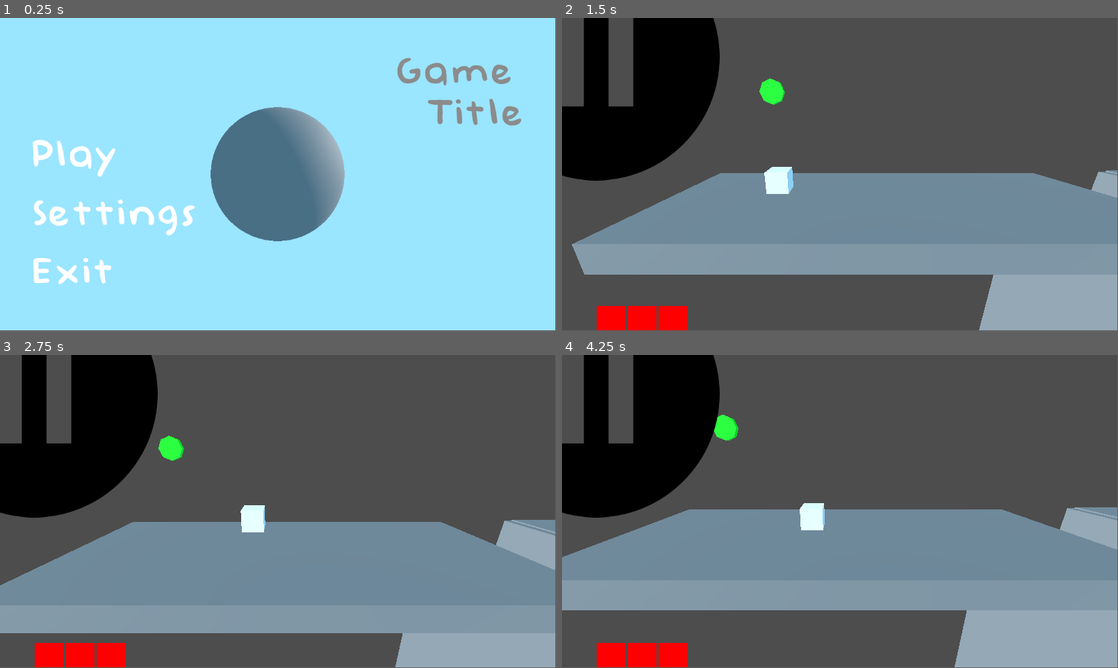
Above: before the commit, frames 1-4 (two rows, left to right).
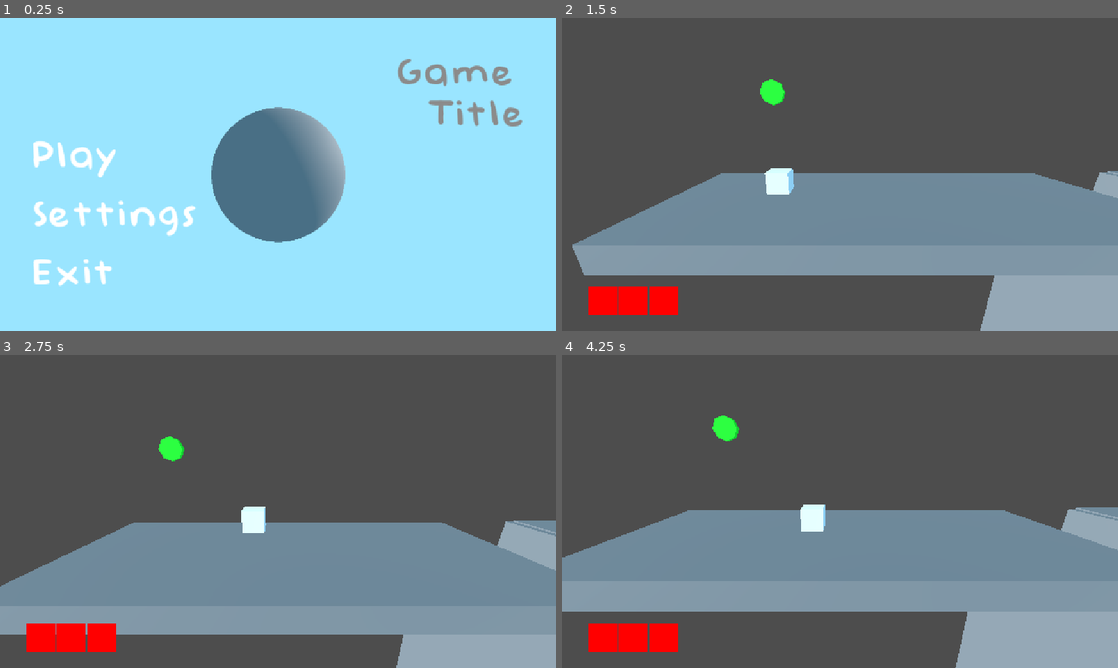
Above: after the commit, the same moments.

Repository: Nof-va/13dt1-nofo
Game: Godot game, scene res://Scenes/main_menu.tscn
The game is run twice, just before and just after one commit, with the same random seed, the same clock (stepped at 60 frames per second) and the same inputs.
Inputs (mouse positions are in pixels of both pictures, inside the frame that each line leads up to):
- Up to frame 1 (0.25 s): no input
- Up to frame 2 (1.5 s): click "Settings" at 0.5 s; click (595, 55) at 1.27 s
- Up to frame 3 (2.75 s): tap Enter (ui_accept) at 2, 2.27, 2.3, 2.57 s; hold D (move_right) from 2.03 s (still down); tap Shift (run) at 2.1 s
- Up to frame 4 (4.25 s): release D (move_right) at 2.78 s; hold A (move_left) 2.78-3.53 s; tap Enter (ui_accept) at 2.85, 3.02, 3.32, 3.8 s; tap Shift (run) at 3.05 s; hold D (move_right) from 3.53 s (still down); tap E (interact) at 3.6 s
In our replay, the window is 799x449 before the commit and 800x450 after it. These sizes can differ from the game's own. Grey fills any space a smaller window leaves; there, only what the larger window draws over its background counts as a difference.

The runs differ from the first frame. In frame 1, 1.6% of the frame differs, in the area x 5-94%, y 12-86%; in frame 2, 13%; in frame 3, 13%; in frame 4, 13%, in the area x 0-100%, y 0-100%.

Commit message:
Pause menu development

Diff:
--- a/13dt1-big-project/Scenes/checkpoint.tscn
+++ b/13dt1-big-project/Scenes/checkpoint.tscn
@@ -68,8 +68,8 @@
 
 [sub_resource type="AnimationLibrary" id="AnimationLibrary_rwtyb"]
 _data = {
-"RESET": SubResource("Animation_ysw5s"),
-"checkpoint_reached": SubResource("Animation_ujtob")
+&"RESET": SubResource("Animation_ysw5s"),
+&"checkpoint_reached": SubResource("Animation_ujtob")
 }
 
 [node name="Area3D" type="Area3D"]
@@ -93,7 +93,7 @@
 
 [node name="AnimationPlayer" type="AnimationPlayer" parent="Node3D/MeshInstance3D"]
 libraries = {
-"": SubResource("AnimationLibrary_rwtyb")
+&"": SubResource("AnimationLibrary_rwtyb")
 }
 
 [connection signal="body_entered" from="." to="." method="_on_body_entered"]
--- a/13dt1-big-project/Scenes/hearts.tscn
+++ b/13dt1-big-project/Scenes/hearts.tscn
@@ -1,8 +1,7 @@
-[gd_scene load_steps=4 format=3 uid="uid://bow0b6gfwhjcm"]
+[gd_scene load_steps=3 format=3 uid="uid://bow0b6gfwhjcm"]
 
-[ext_resource type="Script" path="res://Scripts/hud_hearts.gd" id="1_6c8c5"]
+[ext_resource type="Script" uid="uid://cnlcqu71hdfen" path="res://Scripts/hud_hearts.gd" id="1_6c8c5"]
 [ext_resource type="PackedScene" uid="uid://chgxkbks030o0" path="res://Scenes/single_heart.tscn" id="2_p2f3o"]
-[ext_resource type="Texture2D" uid="uid://d0tko2mq18w5f" path="res://Images/pause.png" id="3_dq57w"]
 
 [node name="Control" type="Control"]
 layout_mode = 3
@@ -21,21 +20,8 @@
 [node name="Hearts" type="HBoxContainer" parent="."]
 layout_mode = 1
 anchors_preset = -1
-anchor_left = 0.0260417
-anchor_top = 0.888889
-anchor_right = 0.137153
-anchor_bottom = 0.950617
+anchor_left = 0.00954861
+anchor_top = 0.822531
+anchor_right = 0.12066
+anchor_bottom = 0.884259
 metadata/_edit_use_anchors_ = true
-
-[node name="Pause" type="HBoxContainer" parent="."]
-layout_mode = 0
-offset_left = 29.0
-offset_top = 40.0
-offset_right = 69.0
-offset_bottom = 80.0
-
-[node name="TextureButton" type="TextureButton" parent="Pause"]
-layout_mode = 2
-texture_normal = ExtResource("3_dq57w")
-ignore_texture_size = true
-stretch_mode = 3
--- /dev/null
+++ b/13dt1-big-project/Scenes/in_game_menu.tscn
@@ -0,0 +1,129 @@
+[gd_scene load_steps=11 format=3 uid="uid://bui0dhhoktgxu"]
+
+[ext_resource type="FontFile" uid="uid://btb3f2dkr6xkn" path="res://Fonts/Baby Doll.ttf" id="1_2rnyg"]
+[ext_resource type="Script" uid="uid://chawje4lj461o" path="res://Scripts/resumebtn.gd" id="2_2rnyg"]
+[ext_resource type="Script" uid="uid://dfhbes2tus1xv" path="res://Scripts/settingsbtn.gd" id="3_f1ur8"]
+[ext_resource type="Script" uid="uid://d0u2txnm4cq1" path="res://Scripts/exitbtn.gd" id="4_bn643"]
+
+[sub_resource type="StyleBoxEmpty" id="StyleBoxEmpty_ucpqp"]
+
+[sub_resource type="StyleBoxEmpty" id="StyleBoxEmpty_ixq06"]
+
+[sub_resource type="StyleBoxEmpty" id="StyleBoxEmpty_4dmst"]
+
+[sub_resource type="StyleBoxEmpty" id="StyleBoxEmpty_x3jqx"]
+
+[sub_resource type="StyleBoxEmpty" id="StyleBoxEmpty_fu121"]
+
+[sub_resource type="StyleBoxEmpty" id="StyleBoxEmpty_lgl56"]
+
+[node name="CanvasLayer" type="CanvasLayer"]
+
+[node name="Control" type="Control" parent="."]
+layout_mode = 3
+anchors_preset = 8
+anchor_left = 0.5
+anchor_top = 0.5
+anchor_right = 0.5
+anchor_bottom = 0.5
+offset_left = -20.0
+offset_top = -20.0
+offset_right = 20.0
+offset_bottom = 20.0
+grow_horizontal = 2
+grow_vertical = 2
+
+[node name="VBoxContainer" type="VBoxContainer" parent="Control"]
+layout_mode = 1
+anchors_preset = 13
+anchor_left = 0.5
+anchor_right = 0.5
+anchor_bottom = 1.0
+offset_left = -172.5
+offset_right = 172.5
+grow_horizontal = 2
+grow_vertical = 2
+
+[node name="Label" type="Label" parent="Control/VBoxContainer"]
+layout_mode = 2
+size_flags_horizontal = 4
+size_flags_vertical = 0
+theme_override_colors/font_color = Color(0.544974, 0.544974, 0.544974, 1)
+theme_override_fonts/font = ExtResource("1_2rnyg")
+theme_override_font_sizes/font_size = 90
+text = "Paused"
+horizontal_alignment = 1
+
+[node name="MarginContainer3" type="MarginContainer" parent="Control/VBoxContainer"]
+custom_minimum_size = Vector2(0, 95.08)
+layout_mode = 2
+
+[node name="Resume" type="Button" parent="Control/VBoxContainer"]
+layout_mode = 2
+size_flags_horizontal = 4
+size_flags_vertical = 0
+theme_override_colors/font_hover_pressed_color = Color(0.176471, 0.486275, 0, 1)
+theme_override_colors/font_hover_color = Color(0.176471, 0.784314, 0, 1)
+theme_override_colors/font_color = Color(1, 1, 1, 1)
+theme_override_colors/font_pressed_color = Color(0.666441, 1, 0.620973, 1)
+theme_override_fonts/font = ExtResource("1_2rnyg")
+theme_override_font_sizes/font_size = 90
+theme_override_styles/focus = SubResource("StyleBoxEmpty_ucpqp")
+theme_override_styles/disabled = SubResource("StyleBoxEmpty_ixq06")
+theme_override_styles/hover_pressed = SubResource("StyleBoxEmpty_4dmst")
+theme_override_styles/hover = SubResource("StyleBoxEmpty_x3jqx")
+theme_override_styles/pressed = SubResource("StyleBoxEmpty_fu121")
+theme_override_styles/normal = SubResource("StyleBoxEmpty_lgl56")
+text = "Resume"
+script = ExtResource("2_2rnyg")
+
+[node name="MarginContainer" type="MarginContainer" parent="Control/VBoxContainer"]
+custom_minimum_size = Vector2(0, 37.67)
+layout_mode = 2
+
+[node name="Settingsbtn" type="Button" parent="Control/VBoxContainer"]
+layout_mode = 2
+size_flags_horizontal = 4
+size_flags_vertical = 0
+theme_override_colors/font_hover_pressed_color = Color(0, 0.424667, 0.49, 1)
+theme_override_colors/font_hover_color = Color(0, 0.676, 0.78, 1)
+theme_override_colors/font_color = Color(1, 1, 1, 1)
+theme_override_colors/font_pressed_color = Color(0.62, 0.949333, 1, 1)
+theme_override_fonts/font = ExtResource("1_2rnyg")
+theme_override_font_sizes/font_size = 90
+theme_override_styles/focus = SubResource("StyleBoxEmpty_ucpqp")
+theme_override_styles/disabled = SubResource("StyleBoxEmpty_ixq06")
+theme_override_styles/hover_pressed = SubResource("StyleBoxEmpty_4dmst")
+theme_override_styles/hover = SubResource("StyleBoxEmpty_x3jqx")
+theme_override_styles/pressed = SubResource("StyleBoxEmpty_fu121")
+theme_override_styles/normal = SubResource("StyleBoxEmpty_lgl56")
+text = "Settings"
+script = ExtResource("3_f1ur8")
+
+[node name="MarginContainer2" type="MarginContainer" parent="Control/VBoxContainer"]
+custom_minimum_size = Vector2(0, 37.67)
+layout_mode = 2
+
+[node name="Exitbtn" type="Button" parent="Control/VBoxContainer"]
+layout_mode = 2
+size_flags_horizontal = 4
+size_flags_vertical = 0
+theme_override_colors/font_hover_pressed_color = Color(0.49, 0, 0, 1)
+theme_override_colors/font_hover_color = Color(0.78, 0, 0, 1)
+theme_override_colors/font_color = Color(1, 1, 1, 1)
+theme_override_colors/font_pressed_color = Color(1, 0.62, 0.62, 1)
+theme_override_fonts/font = ExtResource("1_2rnyg")
+theme_override_font_sizes/font_size = 90
+theme_override_styles/focus = SubResource("StyleBoxEmpty_ucpqp")
+theme_override_styles/disabled = SubResource("StyleBoxEmpty_ixq06")
+theme_override_styles/hover_pressed = SubResource("StyleBoxEmpty_4dmst")
+theme_override_styles/hover = SubResource("StyleBoxEmpty_x3jqx")
+theme_override_styles/pressed = SubResource("StyleBoxEmpty_fu121")
+theme_override_styles/normal = SubResource("StyleBoxEmpty_lgl56")
+text = "Exit"
+icon_alignment = 1
+script = ExtResource("4_bn643")
+
+[connection signal="pressed" from="Control/VBoxContainer/Resume" to="Control/VBoxContainer/Resume" method="_on_pressed"]
+[connection signal="pressed" from="Control/VBoxContainer/Settingsbtn" to="Control/VBoxContainer/Settingsbtn" method="_on_pressed"]
+[connection signal="pressed" from="Control/VBoxContainer/Exitbtn" to="Control/VBoxContainer/Exitbtn" method="_on_pressed"]
--- a/13dt1-big-project/Scenes/item_button.tscn
+++ b/13dt1-big-project/Scenes/item_button.tscn
@@ -38,8 +38,8 @@
 
 [sub_resource type="AnimationLibrary" id="AnimationLibrary_it0ee"]
 _data = {
-"RESET": SubResource("Animation_cd8uf"),
-"button_pressed": SubResource("Animation_vr8ib")
+&"RESET": SubResource("Animation_cd8uf"),
+&"button_pressed": SubResource("Animation_vr8ib")
 }
 
 [sub_resource type="CylinderMesh" id="CylinderMesh_kjfej"]
@@ -56,7 +56,7 @@
 
 [node name="AnimationPlayer" type="AnimationPlayer" parent="."]
 libraries = {
-"": SubResource("AnimationLibrary_it0ee")
+&"": SubResource("AnimationLibrary_it0ee")
 }
 
 [node name="Node3D" type="Node3D" parent="."]
--- a/13dt1-big-project/Scenes/main_menu_background.tscn
+++ b/13dt1-big-project/Scenes/main_menu_background.tscn
@@ -37,8 +37,8 @@
 
 [sub_resource type="AnimationLibrary" id="AnimationLibrary_0m8r2"]
 _data = {
-"RESET": SubResource("Animation_uexeo"),
-"orbit-loop": SubResource("Animation_85v7j")
+&"RESET": SubResource("Animation_uexeo"),
+&"orbit-loop": SubResource("Animation_85v7j")
 }
 
 [node name="Node3D" type="Node3D"]
@@ -52,6 +52,6 @@
 
 [node name="AnimationPlayer" type="AnimationPlayer" parent="DirectionalLight3D"]
 libraries = {
-"": SubResource("AnimationLibrary_0m8r2")
+&"": SubResource("AnimationLibrary_0m8r2")
 }
 autoplay = "orbit-loop"
--- a/13dt1-big-project/Scripts/global.gd
+++ b/13dt1-big-project/Scripts/global.gd
@@ -3,3 +3,5 @@
 var lives = 3
 
 var spawn_point
+
+var able_move = true
--- a/13dt1-big-project/Scripts/playerbody.gd
+++ b/13dt1-big-project/Scripts/playerbody.gd
@@ -3,32 +3,41 @@
 @export var something: Node
 var speed = 5
 const JUMP_VELOCITY = 4.5
+var menu_pack = preload("res://Scenes/in_game_menu.tscn")
 
 func _ready():
 	Input.set_mouse_mode(Input.MOUSE_MODE_CAPTURED)
 
 func _physics_process(delta: float) -> void:
 
+
+	var menu = menu_pack.instantiate()
+
+	if Input.is_action_just_pressed("pause"):
+		get_parent().add_child(menu)
+		Input.set_mouse_mode(Input.MOUSE_MODE_VISIBLE)
+		Global.able_move = false
+
 	# Add the gravity.
 	if not is_on_floor():
 		velocity += get_gravity() * delta
 		speed = 5
 
-	if Input.is_action_just_pressed("run") and is_on_floor():
+	if Input.is_action_just_pressed("run") and is_on_floor() and Global.able_move == true:
 		speed += 5
 
 	if Input.is_action_just_released("run"):
 		speed -= 5
 
 	# Handle jump.
-	if Input.is_action_just_pressed("ui_accept") and is_on_floor():
+	if Input.is_action_just_pressed("ui_accept") and is_on_floor() and Global.able_move == true:
 		velocity.y = JUMP_VELOCITY
 
 	# Get the input direction and handle the movement/deceleration.
 	# As good practice, you should replace UI actions with custom gameplay actions.
 	var input_dir = Input.get_vector("move_left", "move_right", "move_away", "move_toward")
 	var direction = (transform.basis * Vector3(input_dir.x, 0, input_dir.y)).normalized()
-	if direction:
+	if direction and Global.able_move == true:
 		velocity.x = direction.x * speed
 		velocity.z = direction.z * speed
 	else:
--- /dev/null
+++ b/13dt1-big-project/Scripts/resumebtn.gd
@@ -0,0 +1,6 @@
+extends Button
+
+
+func _on_pressed() -> void:
+	get_parent().get_parent().get_parent().queue_free()
+	Global.able_move = true
--- a/13dt1-big-project/project.godot
+++ b/13dt1-big-project/project.godot
@@ -12,12 +12,16 @@
 
 config/name="13DT1 Big Project"
 run/main_scene="res://Scenes/main_menu.tscn"
-config/features=PackedStringArray("4.3", "Forward Plus")
+config/features=PackedStringArray("4.4", "Forward Plus")
 config/icon="res://Images/icon.svg"
 
 [autoload]
 
 Global="*res://Scripts/global.gd"
+
+[display]
+
+window/stretch/mode="canvas_items"
 
 [global_group]
 
Not shown, changed: 13dt1-big-project/Fonts/Baby Doll.otf.import
Not shown, changed: 13dt1-big-project/Fonts/Baby Doll.ttf.import
Not shown, changed: 13dt1-big-project/Fonts/Starborn.otf.import
Not shown, changed: 13dt1-big-project/Fonts/Starborn.ttf.import
Not shown: 1 places in 13dt1-big-project/Scenes/checkpoint.tscn that only renumber resources
Not shown: 1 places in 13dt1-big-project/Scenes/gameplay.tscn that only renumber resources
Not shown: 1 places in 13dt1-big-project/Scenes/gameplay_2.tscn that only renumber resources
Not shown: 1 places in 13dt1-big-project/Scenes/item_button.tscn that only renumber resources
Not shown: 4 places in 13dt1-big-project/Scenes/main_menu.tscn that only renumber resources
Not shown: 1 places in 13dt1-big-project/Scenes/next_level.tscn that only renumber resources
Not shown: 1 places in 13dt1-big-project/Scenes/player_body.tscn that only renumber resources
Not shown, added: 13dt1-big-project/Scripts/checkpoint.gd.uid
(and 11 more such lines)
